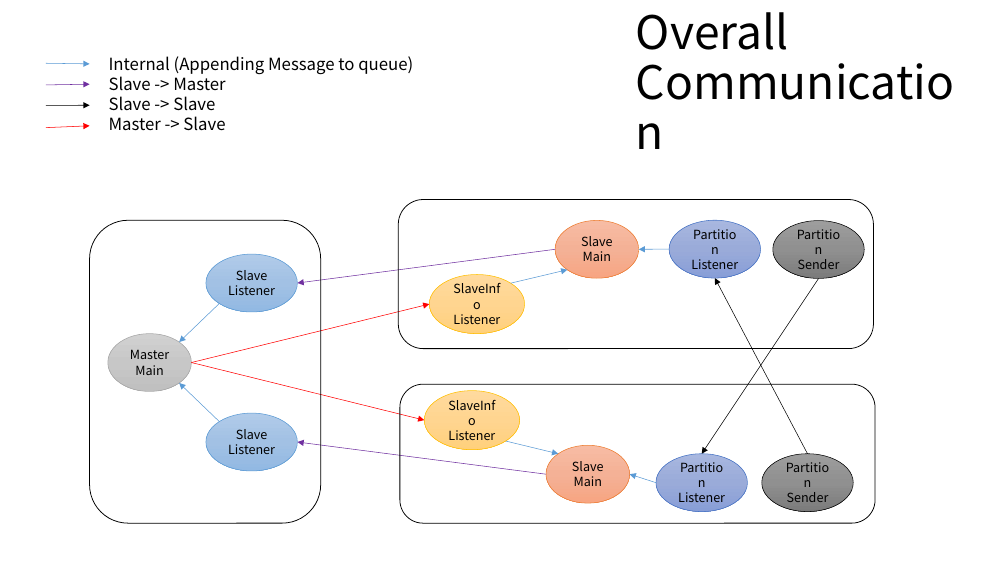
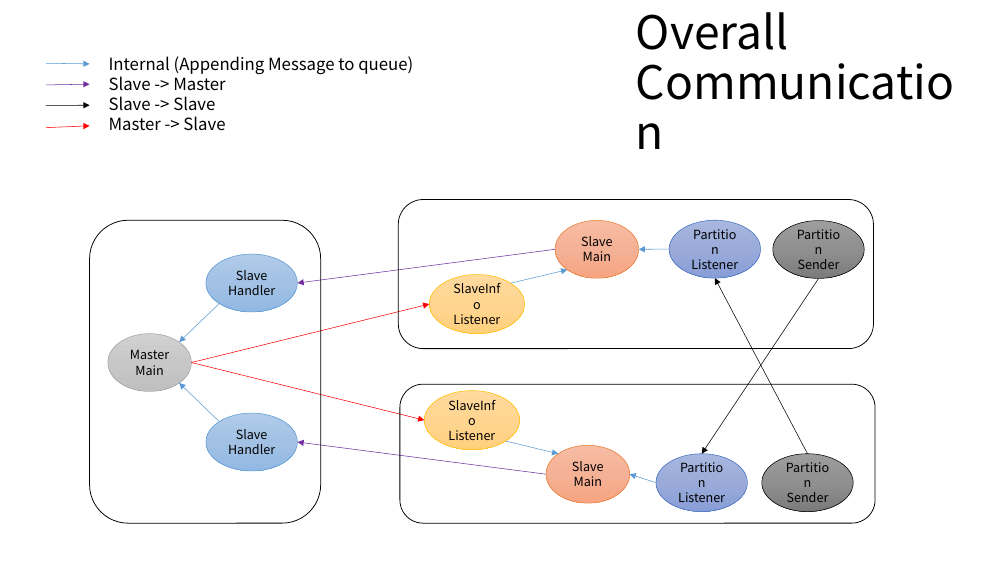
Before and after one commit to Eyebrowmoon/CS490, a slide deck: slide 13 of project.pptx. Drawn at 1008x567 pixels with LibreOffice and Linux fonts; fonts in the diff are those of the drawing. Boxes give left, top, right and bottom in pixels: in the first picture for what was removed or moved away, otherwise in the second. Text is boxed around its words. In the diff, an @@ line names an element or a change of style, - is before the commit and + after.

```diff
--- a/project.pptx
+++ b/project.pptx
@@ text in ellipse at <box>228,285,275,295</box>: text changed @@
-Listener
+Handler
@@ text in ellipse at <box>228,444,275,454</box>: text changed @@
-Listener
+Handler
```
Also in this commit, not shown: 4 other slides changed, 1 slide added, 2 slides removed.
